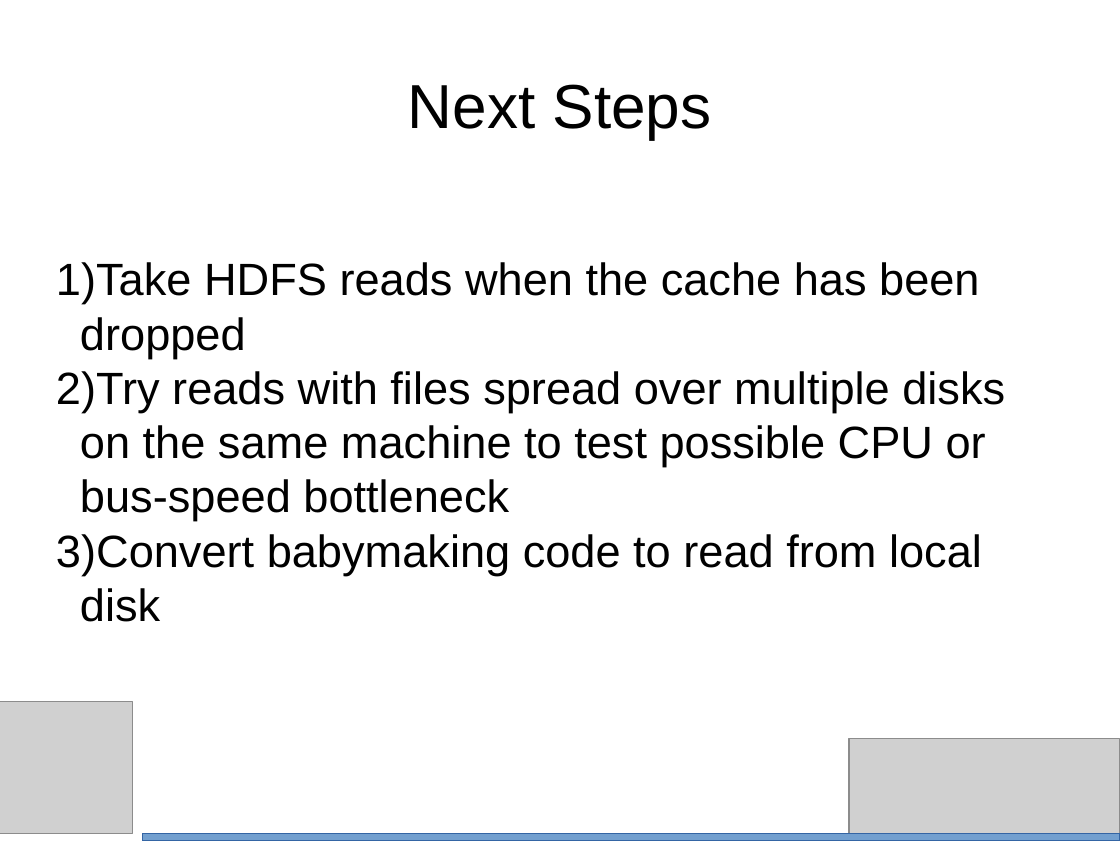
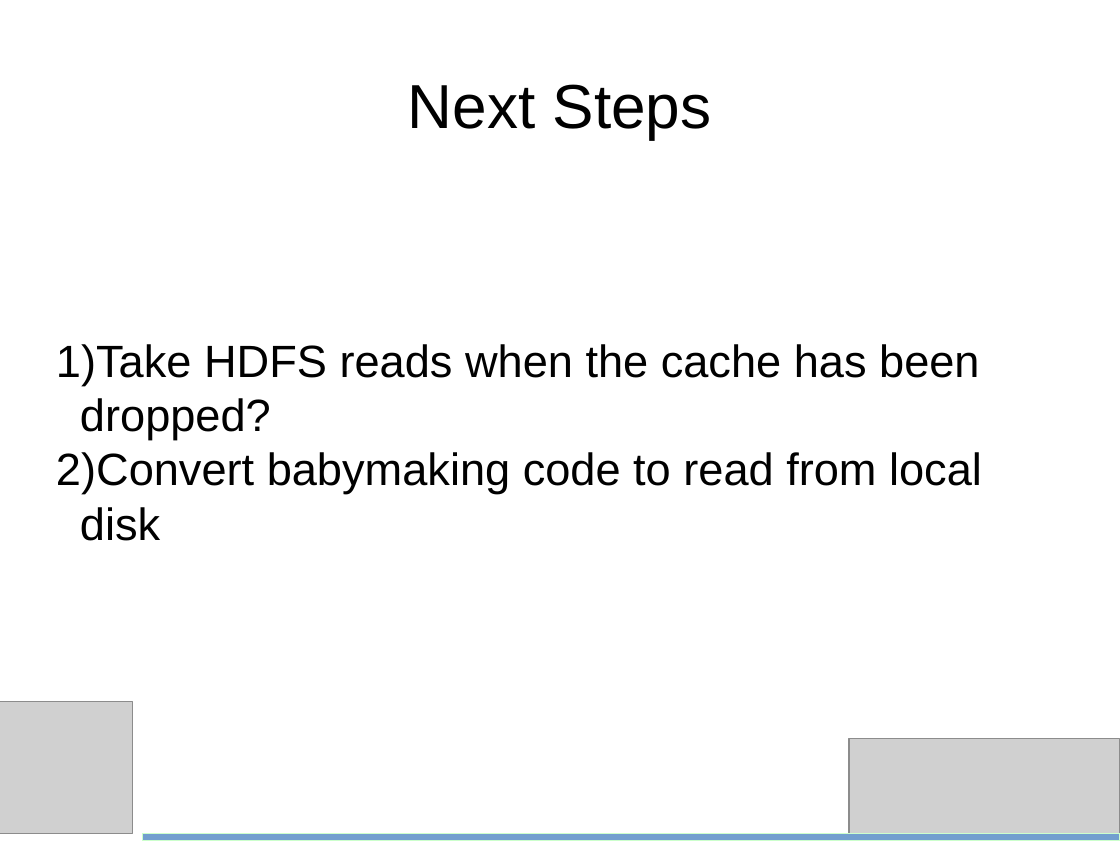
Before and after one commit to bth5032/CMS, a slide deck: slide 16 of Summer_2015/IOHeavyCI/Results/Powerpoint/performance.odp (slide 15 before the commit). Drawn at 1120x841 pixels with LibreOffice and Linux fonts; fonts in the diff are those of the drawing; grey boxes stand for pictures. Boxes give left, top, right and bottom in pixels: in the first picture for what was removed or moved away, otherwise in the second. Text is boxed around its words. In the diff, an @@ line names an element or a change of style, - is before the commit and + after.

```diff
--- a/Summer_2015/IOHeavyCI/Results/Powerpoint/performance.odp
+++ b/Summer_2015/IOHeavyCI/Results/Powerpoint/performance.odp
@@ subtitle at (x1=56, y1=344, x2=979, y2=440): text changed @@
-1) Take HDFS reads when the cache has been dropped
-2) Try reads with files spread over multiple disks on the same machine to test possible CPU or bus-speed bottleneck
+1) Take HDFS reads when the cache has been dropped?
@@ rectangle at (x1=142, y1=833, x2=1120, y2=841): outline #3465A4 0 pt to #CCFFCC 0 pt @@
```
Also in this commit, not shown: 15 other slides changed, 1 slide added, 7 other files.
